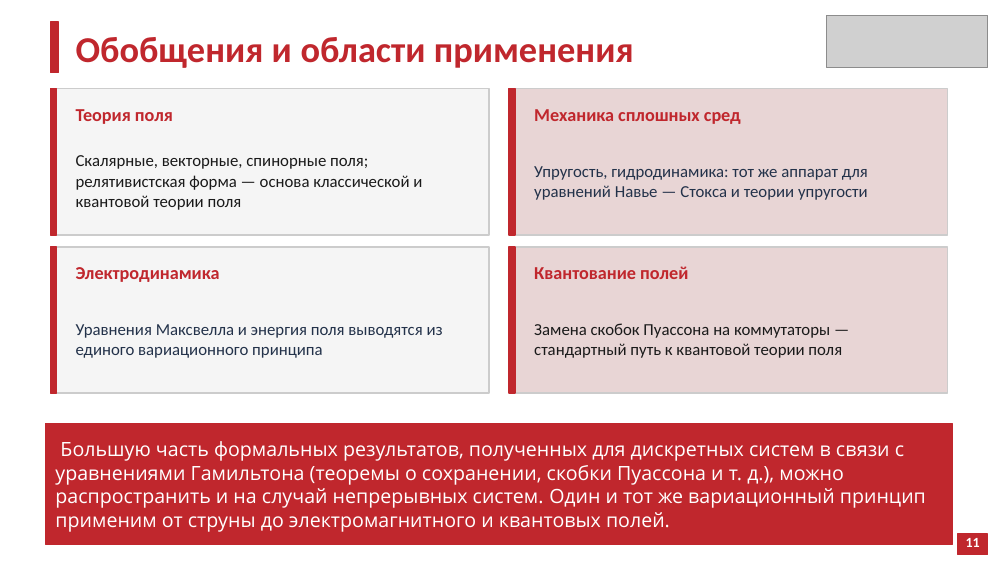
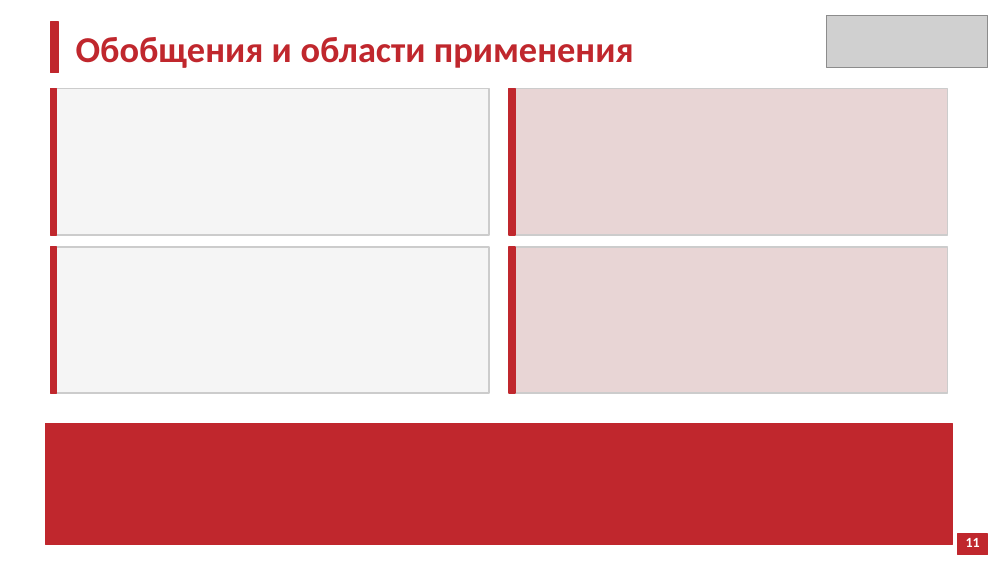
Before and after one commit to atelitsin/sinai_billiard, a slide deck: slide 9 of sinai_billiard.pptx (slide 17 before the commit). Drawn at 1008x567 pixels with LibreOffice and Linux fonts; fonts in the diff are those of the drawing; grey boxes stand for pictures. Boxes give left, top, right and bottom in pixels: in the first picture for what was removed or moved away, otherwise in the second. Text is boxed around its words. In the diff, an @@ line names an element or a change of style, - is before the commit and + after.

```diff
--- a/sinai_billiard.pptx
+++ b/sinai_billiard.pptx
@@ text removed at box(76, 109, 173, 124) @@
-Теория поля
@@ text removed at box(534, 109, 741, 124) @@
-Механика сплошных сред
@@ text removed at box(76, 155, 422, 210) @@
-Скалярные, векторные, спинорные поля; релятивистская форма — основа классической и квантовой теории поля
@@ text removed at box(534, 166, 868, 200) @@
-Упругость, гидродинамика: тот же аппарат для уравнений Навье — Стокса и теории упругости
@@ text removed at box(76, 267, 220, 282) @@
-Электродинамика
@@ text removed at box(534, 266, 688, 279) @@
-Квантование полей
@@ text removed at box(76, 324, 443, 358) @@
-Уравнения Максвелла и энергия поля выводятся из единого вариационного принципа
@@ text removed at box(534, 323, 842, 358) @@
-Замена скобок Пуассона на коммутаторы — стандартный путь к квантовой теории поля
@@ text in rectangle at box(55, 441, 926, 532): text removed @@
-Большую часть формальных результатов, полученных для дискретных систем в связи с уравнениями Гамильтона (теоремы о сохранении, скобки Пуассона и т. д.), можно распространить и на случай непрерывных систем. Один и тот же вариационный принцип применим от струны до электромагнитного и квантовых полей.
```
Also in this commit, not shown: 4 other slides changed, 2 slides added, 10 slides removed.
